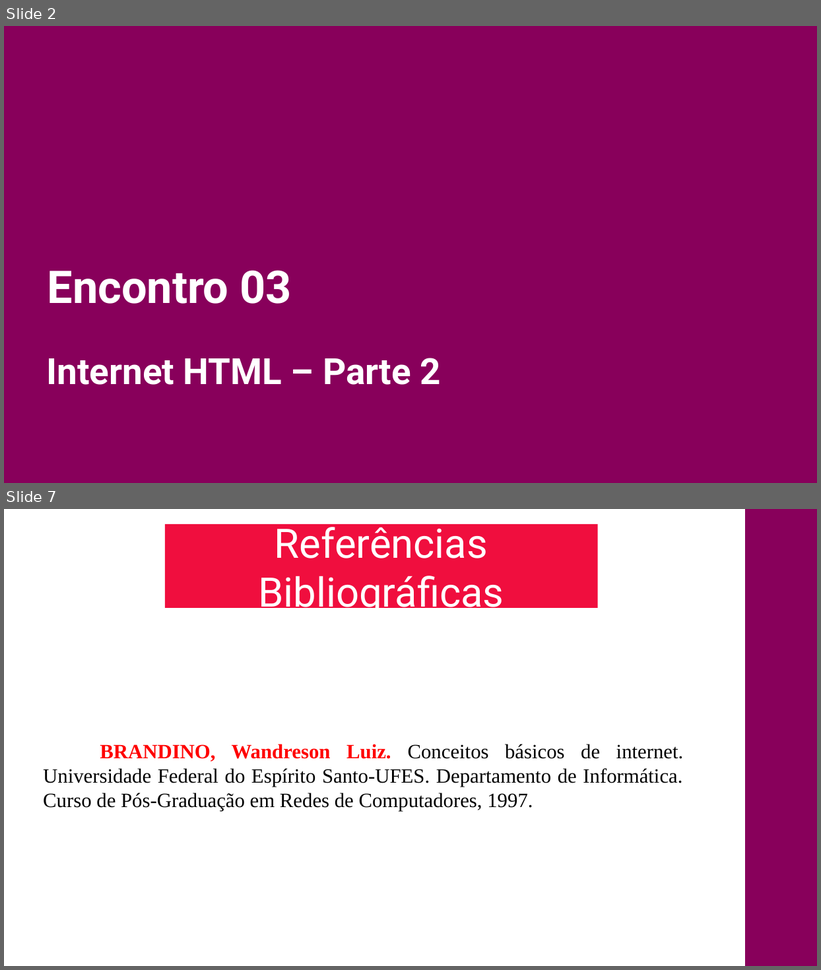
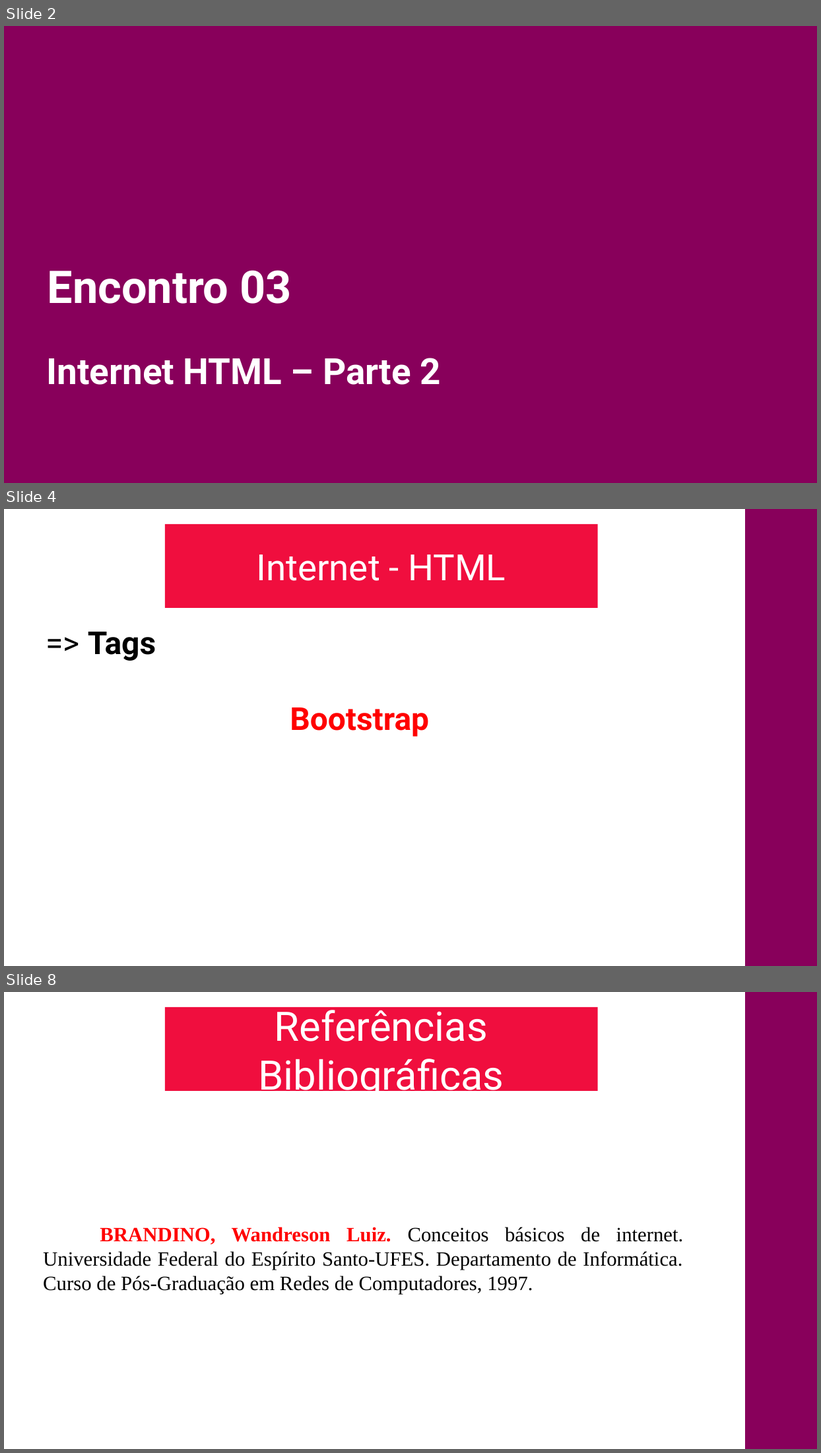
Before and after one commit to CloudEducationBrazil/nidyduqswyden, a slide deck: 01 Classes/Aula03- Internet HTML - Parte 2.pptx. Shown one above the other, each under a label of ours: slides 2 and 7 before the commit, slides 2, 4 and 8 after it; the slides between them are not shown. The pictures are 821x970 and 821x1453 pixels, drawn with LibreOffice and Linux fonts; fonts in the diff are those of the drawing; background and template pictures are left out. Boxes give left, top, right and bottom in pixels: in the first picture for what was removed or moved away, otherwise in the second. Text is boxed around its words. In the diff, an @@ line names an element or a change of style, - is before the commit and + after.

```diff
--- a/01 Classes/Aula03- Internet HTML - Parte 2.pptx
+++ b/01 Classes/Aula03- Internet HTML - Parte 2.pptx
@@ slide 4 added at <box>4,509,817,966</box>, background #FFFFFF; not listed: 1 template element that a slide beside it also shows @@
@@ title added at <box>165,524,597,608</box>, fill #F00E3E, 32 pt, text #FFFFFF @@
+Internet - HTML
@@ text added at <box>88,632,429,737</box>, 28 pt, text #FF0000, bold @@
+=> Tags
+Bootstrap
@@ what was slide 7 is now slide 8 @@
```
Also in this commit, not shown: 4 slides changed, 13 other files.
